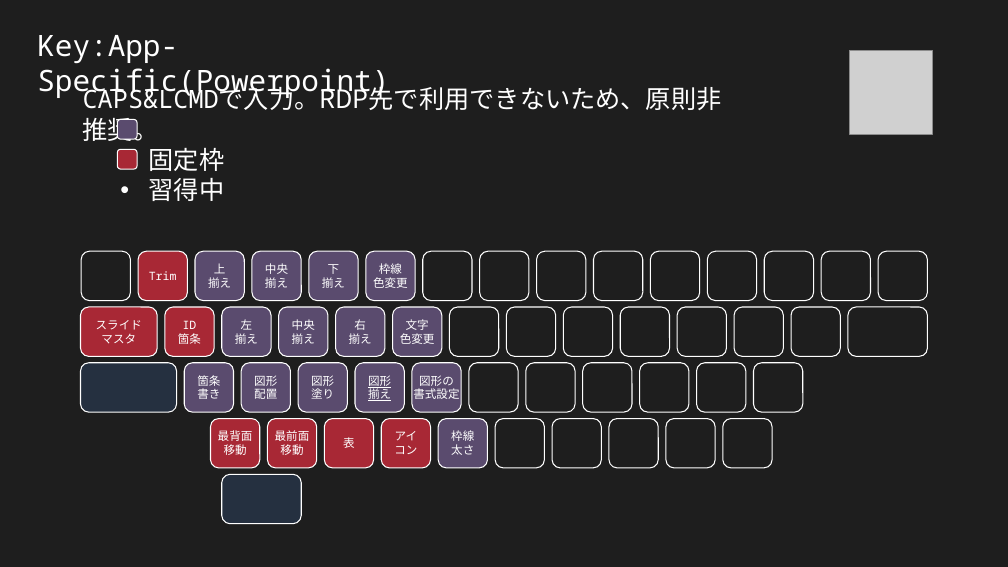
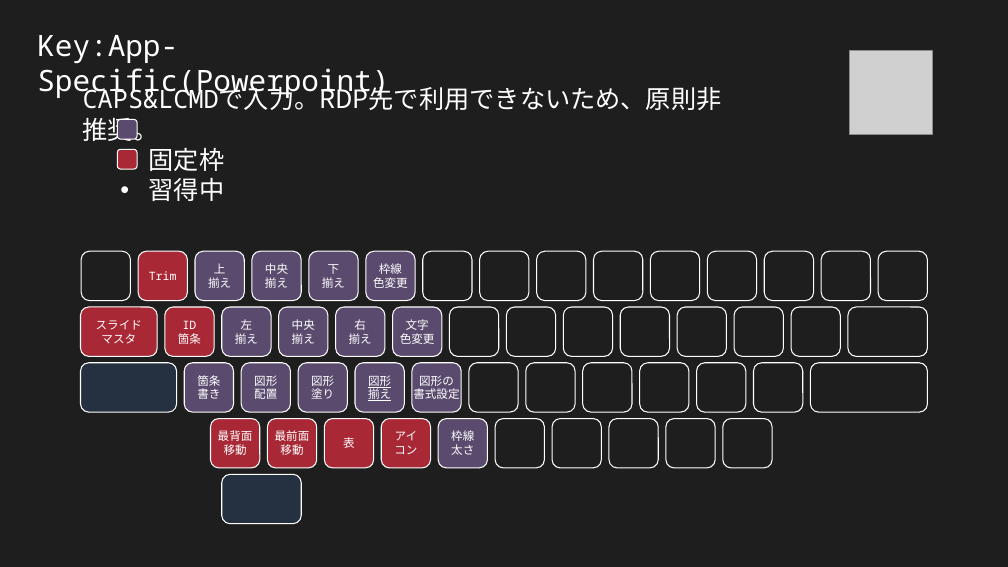
Before and after one commit to ittooo66/myAHKv2, a slide deck: slide 8 of MANUAL.pptx. Drawn at 1008x567 pixels with LibreOffice and Linux fonts; fonts in the diff are those of the drawing; grey boxes stand for pictures. Boxes give left, top, right and bottom in pixels: in the first picture for what was removed or moved away, otherwise in the second. Text is boxed around its words. In the diff, an @@ line names an element or a change of style, - is before the commit and + after.

```diff
--- a/MANUAL.pptx
+++ b/MANUAL.pptx
@@ rounded rectangle added at [811, 363, 928, 412], outline #FFFFFF 1 pt @@
```
Also in this commit, not shown: 2 other slides changed, 2 other files.
